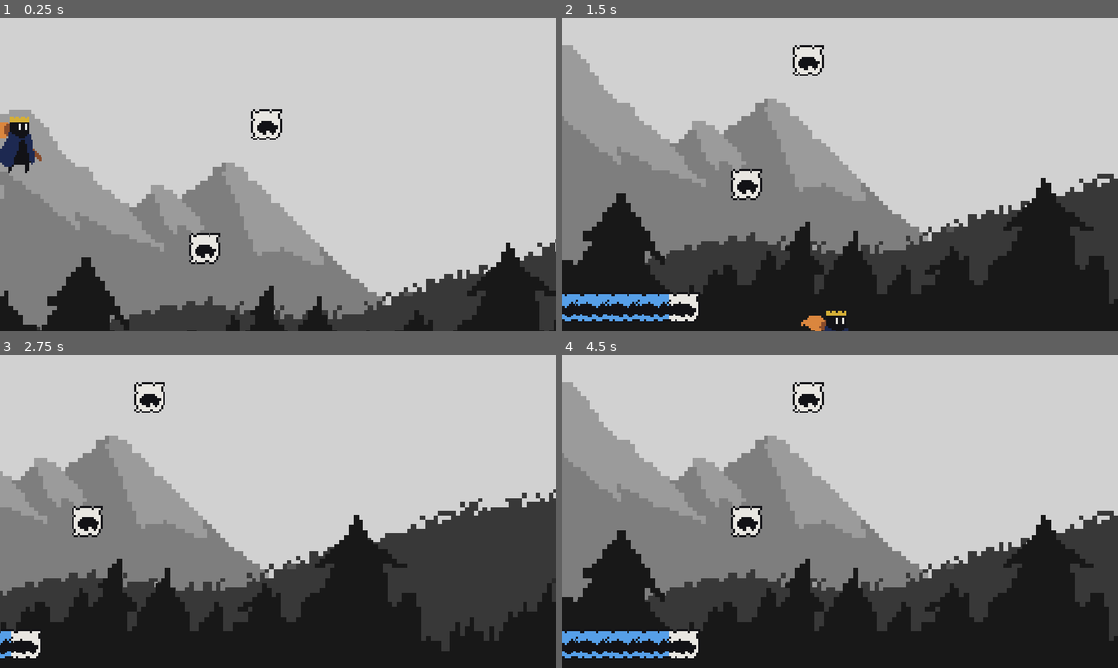
Above: before the commit, frames 1-4 (two rows, left to right).
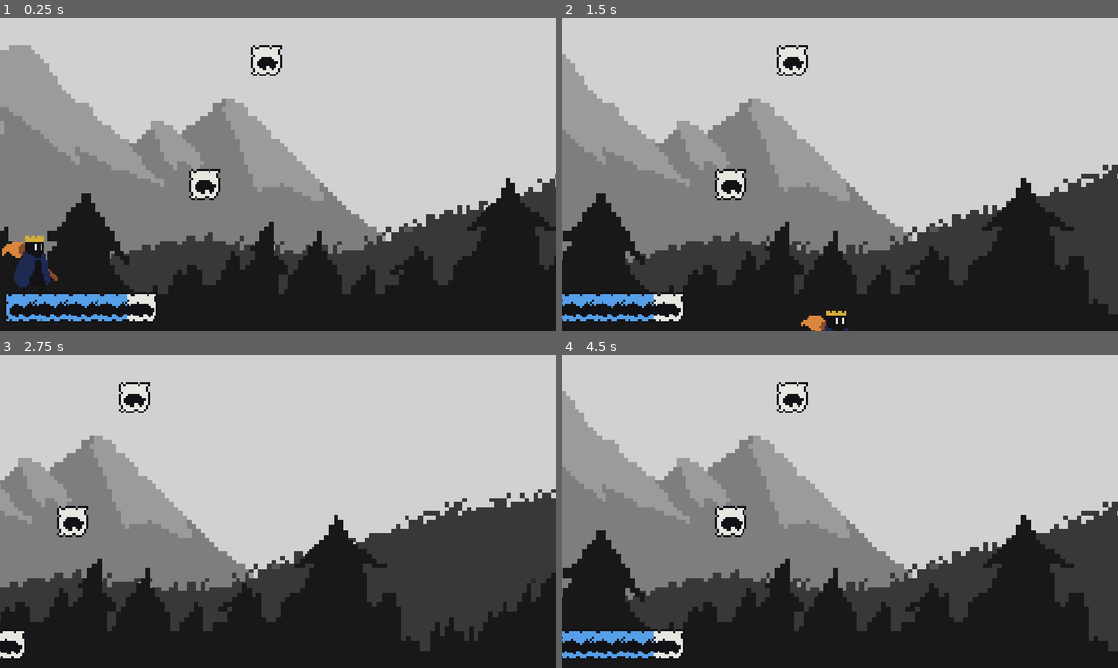
Above: after the commit, the same moments.

Repository: EnokhIovan/Milky-Milk
Game: Godot game, scene res://Colorless_files/Scenes/Levels/level_d.tscn
Two runs of this game, one before a commit and one after it. Both use one fixed random seed, a clock stepped at 60 frames per second and the inputs below.
Inputs (mouse positions are in pixels of both pictures, inside the frame that each line leads up to):
- Up to frame 1 (0.25 s): no input
- Up to frame 2 (1.5 s): move the mouse to (962, 158) at 0.52 s; hold D (ui_right) from 0.53 s (still down); tap 1 (color_1) at 0.6 s; tap W (ui_up) at 0.77 s; move the mouse to (728, 190) at 1.27 s; tap 2 (color_2) at 1.35 s
- Up to frame 3 (2.75 s): tap W (ui_up) at 1.52 s; move the mouse to (333, 442) at 2.02 s; release D (ui_right) at 2.03 s; hold A (ui_left) from 2.03 s (still down); tap 3 (color_3) at 2.1 s
- Up to frame 4 (4.5 s): tap Enter at 2.75 s; move the mouse to (812, 574) at 2.77 s; release A (ui_left) at 2.78 s; hold D (ui_right) 2.78-4.28 s; tap 4 (color_4) at 2.85 s; tap W (ui_up) at 3.02, 3.77 s; move the mouse to (1006, 558) at 3.52 s; tap E (interact) at 3.6 s; move the mouse to (673, 464) at 4.27 s; hold A (ui_left) from 4.28 s (still down); click (673, 464) at 4.35 s

The runs differ from the first frame. In frame 1, 47% of the frame differs, in the area x 0-100%, y 8-100%; in frame 2, 16%; in frame 3, 14%; in frame 4, 16%.

Commit message:
Fixing scenes level 1 and level d

Diff:
--- a/Colorless_files/Scenes/Levels/level_1.tscn
+++ b/Colorless_files/Scenes/Levels/level_1.tscn
@@ -15,7 +15,7 @@
 [node name="ParallaxBackground" parent="." unique_id=1109483062 instance=ExtResource("1_kraas")]
 
 [node name="Ground" parent="." unique_id=1623240245 instance=ExtResource("2_ajya5")]
-tile_map_data = PackedByteArray("AADs/wkAAAAHAAAAAADt/wkAAAA …(512 unchanged characters)… HAAEAAADm/wwAAAAHAAEAAADl/wwAAAAHAAEAAAD0/x4AAAAAAAMAAAD1/x4AAAABAAMAAAD2/x4AAAACAAMAAADw/wkAAAABAAMAAADx/wkAAAACAAMAAADv/wkAAAA …(3435 unchanged characters)…
+tile_map_data = PackedByteArray("AADs/wkAAAAHAAAAAADt/wkAAAA …(512 unchanged characters)… HAAEAAADm/wwAAAAHAAEAAADl/wwAAAAHAAEAAADw/wkAAAABAAMAAADx/wkAAAACAAMAAADv/wkAAAA …(3435 unchanged characters)…
 
 [node name="CharacterBody2D" parent="." unique_id=1002194499 instance=ExtResource("1_whxol")]
 position = Vector2(-296, 144)
--- a/Colorless_files/Scenes/Levels/level_d.tscn
+++ b/Colorless_files/Scenes/Levels/level_d.tscn
@@ -45,6 +45,6 @@
 target_portal_id = "portal2S1"
 
 [node name="CharacterBody2D" parent="." unique_id=1002194499 instance=ExtResource("3_rfjr6")]
-position = Vector2(-326, 22)
+position = Vector2(-318, 143)
 tilemap_path = NodePath("../Ground")
 spike_tilemap_path = NodePath("../Spike")
